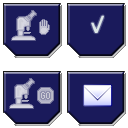
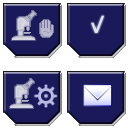
Comparing the layer stacks of the two w=128, h=128 images. Changes:
painted on "winter" over left=33, top=19, right=58, bottom=108
